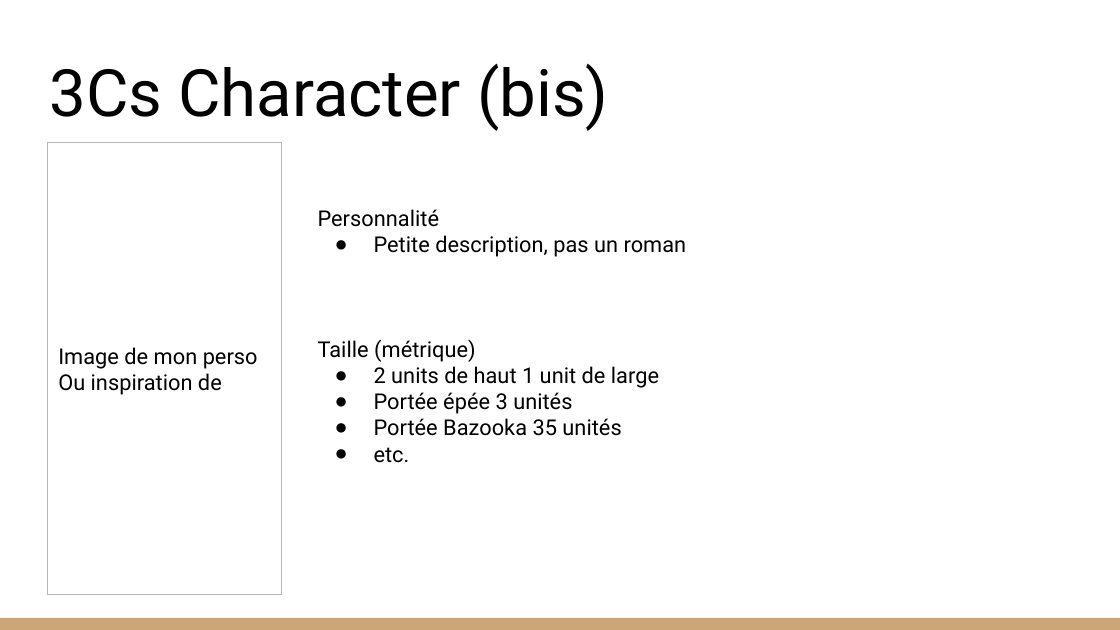
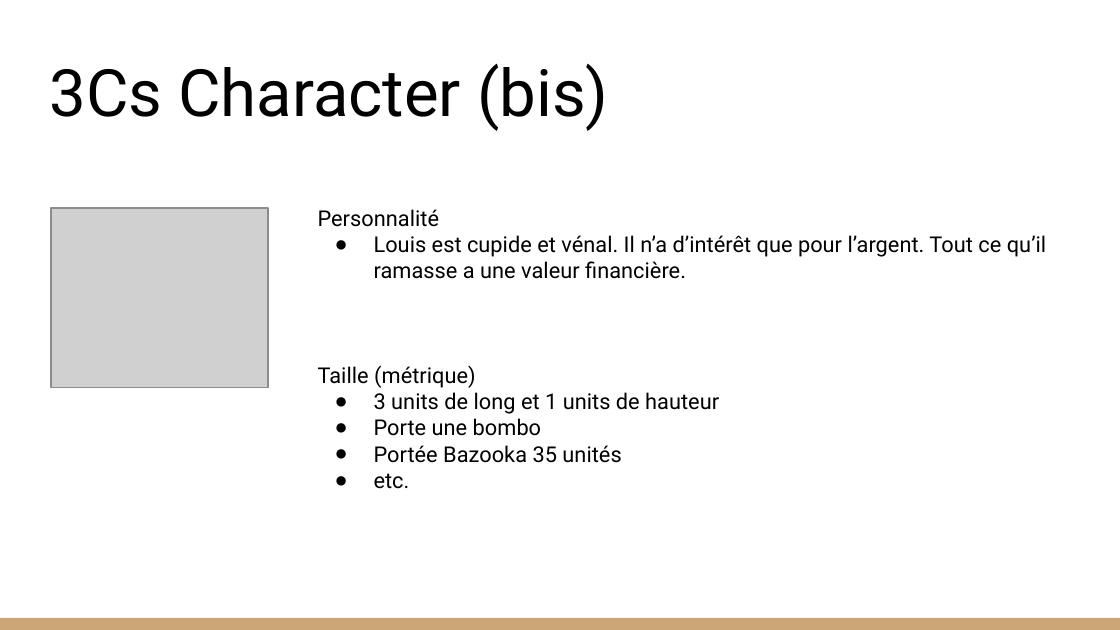
Before and after one commit to KevinBachelierBart/TPGeneraux, a slide deck: slide 13 of Bachelier_Kevin_SintaZaranie.pptx. Drawn at 1120x630 pixels with LibreOffice and Linux fonts; fonts in the diff are those of the drawing; grey boxes stand for pictures. Boxes give left, top, right and bottom in pixels: in the first picture for what was removed or moved away, otherwise in the second. Text is boxed around its words. In the diff, an @@ line names an element or a change of style, - is before the commit and + after.

Commit message:
GDD

```diff
--- a/Bachelier_Kevin_SintaZaranie.pptx
+++ b/Bachelier_Kevin_SintaZaranie.pptx
@@ rectangle removed at (x1=47, y1=142, x2=282, y2=595) @@
-Image de mon perso
-Ou inspiration de
@@ picture added at (x1=52, y1=208, x2=269, y2=388) @@
@@ text at (x1=374, y1=235, x2=1046, y2=279): text changed @@
-● Petite description, pas un roman
+● Louis est cupide et vénal. Il n’a d’intérêt que pour l’argent. Tout ce qu’il ramasse a une valeur financière.
@@ text at (x1=374, y1=392, x2=719, y2=436): text changed @@
-● 2 units de haut 1 unit de large
-● Portée épée 3 unités
+● 3 units de long et 1 units de hauteur
+● Porte une bombo
```
Also in this commit, not shown: 1 other slide changed, 1 slide added, 1 slide removed.
